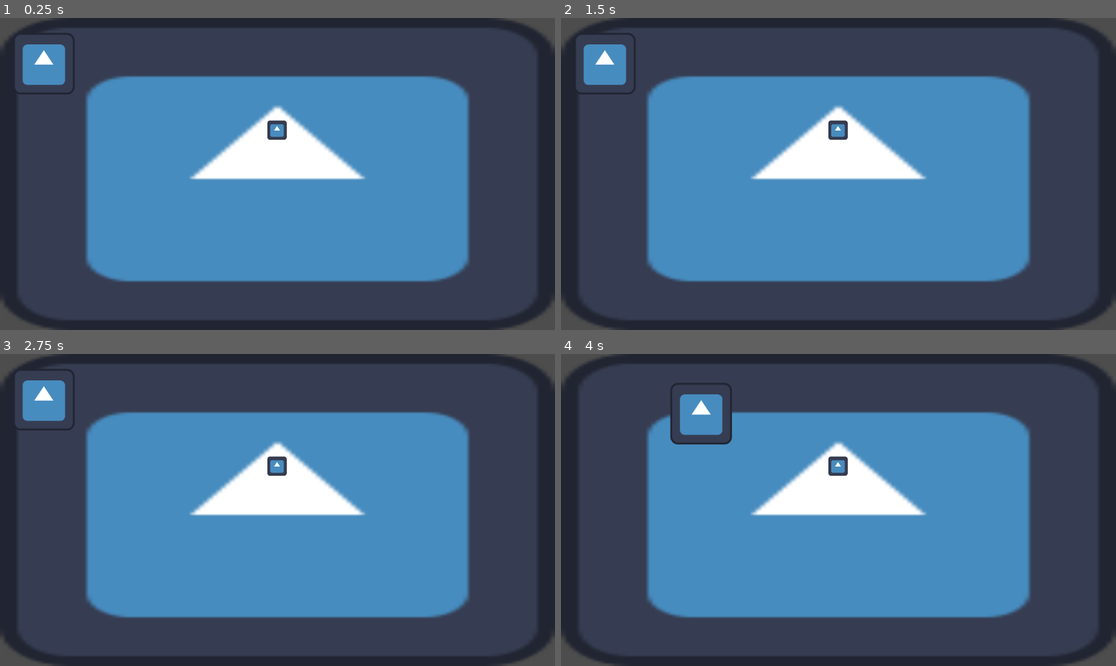
Above: before the commit, frames 1-4 (two rows, left to right).
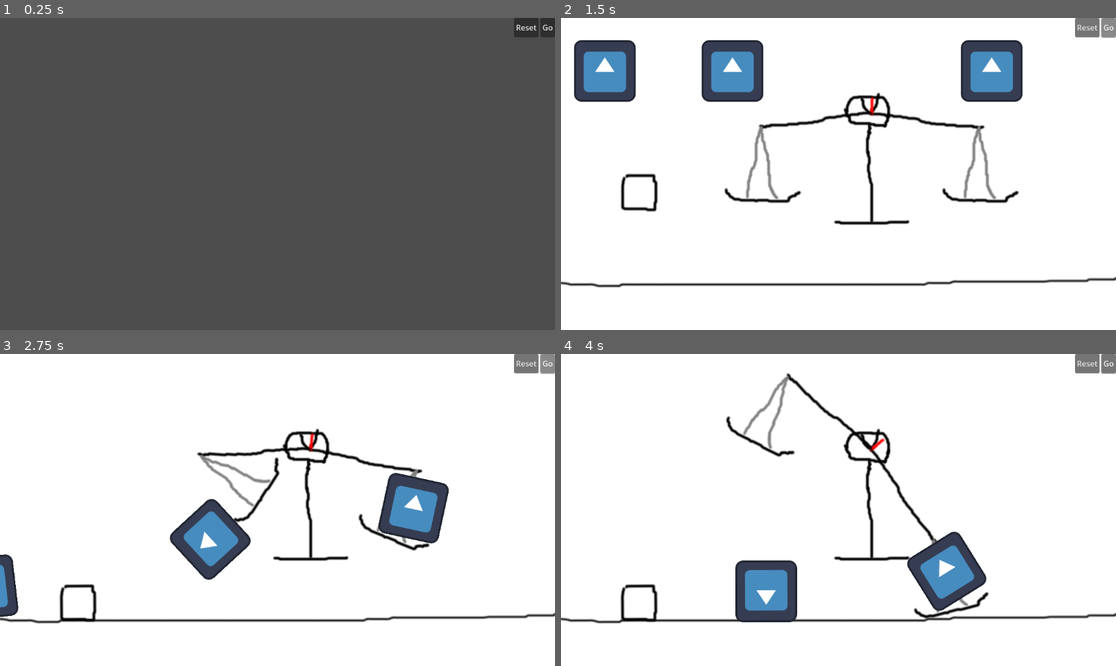
Above: after the commit, the same moments.

Repository: lzxh7/balanced
Game: Godot game, scene res://scenes/main.tscn
The game is run twice, just before and just after one commit, with the same random seed, the same clock (stepped at 60 frames per second) and the same inputs. The engine's default icon, where the game draws it, is replaced by a stand-in: a white triangle on a blue panel in a dark square.
Inputs (mouse positions are in pixels of both pictures, inside the frame that each line leads up to):
- Up to frame 1 (0.25 s): no input
- Up to frame 2 (1.5 s): click (1088, 27) at 0.5 s, where only the run after the commit has a clickable "Reset"; click (1110, 27) at 1.25 s, where only the run after the commit has a clickable "Go"
- Up to frame 3 (2.75 s): click (549, 363) at 2 s, where only the run after the commit has a clickable "Go"
- Up to frame 4 (4 s): click (1110, 363) at 2.75 s, where only the run after the commit has a clickable "Go"; drag from (605, 400) to (894, 441) at 3.52 s

The runs differ from the first frame. In frame 1, 59% of the frame differs, in the area x 0-100%, y 0-100%; in frame 2, 94%; in frame 3, 96%; in frame 4, 95%.

Commit message:
basic working demo

Diff:
--- a/scenes/level.tscn
+++ b/scenes/level.tscn
@@ -1,8 +1,13 @@
-[gd_scene load_steps=5 format=3 uid="uid://e6k73407y8gg"]
+[gd_scene load_steps=10 format=3 uid="uid://e6k73407y8gg"]
 
 [ext_resource type="Script" path="res://scripts/level.gd" id="1_0h6hh"]
 [ext_resource type="Texture2D" uid="uid://cqqoy1fphqlwo" path="res://icon.svg" id="1_lsyja"]
+[ext_resource type="Texture2D" uid="uid://upepg4svnlyi" path="res://textures/background_1.png" id="2_rloyg"]
+[ext_resource type="Texture2D" uid="uid://bm6l36lieic2e" path="res://textures/scale_stand.png" id="3_44n8q"]
 [ext_resource type="Script" path="res://scripts/draggable_rigid_body.gd" id="3_nw7gv"]
+[ext_resource type="Texture2D" uid="uid://bf7wn8u1c8hbj" path="res://textures/scale_beam.png" id="4_pymdi"]
+[ext_resource type="Texture2D" uid="uid://c4jh5bq85m5ec" path="res://textures/scale_pan.png" id="5_xxk3h"]
+[ext_resource type="Texture2D" uid="uid://dapipdceqlj00" path="res://textures/box.png" id="8_3dqm2"]
 
 [sub_resource type="CircleShape2D" id="CircleShape2D_hdc6q"]
 
@@ -11,47 +16,126 @@
 frozen = true
 
 [node name="Background" type="Sprite2D" parent="."]
-position = Vector2(576, 324)
-scale = Vector2(9, 5.0625)
-texture = ExtResource("1_lsyja")
+texture = ExtResource("2_rloyg")
+centered = false
 
 [node name="Ground" type="StaticBody2D" parent="."]
 
 [node name="CollisionPolygon2D" type="CollisionPolygon2D" parent="Ground"]
-polygon = PackedVector2Array(208, 405, 356, 413, 361, 449, 483, 458, 485, 421, 662, 419, 669, 457, 789, 452, 791, 408, 950, 405, 945, 460, 853, 516, 561, 541, 305, 513, 211, 463)
+polygon = PackedVector2Array(4, 546, 128, 558, 750, 555, 1153, 540, 1159, 679, -47, 697)
 
-[node name="ScalePivot" type="RigidBody2D" parent="."]
-position = Vector2(575, 233)
+[node name="Scale" type="Node2D" parent="."]
+position = Vector2(645, 292)
+
+[node name="ScaleStand" type="Sprite2D" parent="Scale"]
+texture = ExtResource("3_44n8q")
+
+[node name="ScalePivot" type="RigidBody2D" parent="Scale"]
+editor_description = "so i randomly turned the mass of this to 1000 and that stopped the physics simulation from glitching out"
+position = Vector2(0, -94)
 collision_layer = 2
 collision_mask = 2
+mass = 1000.0
 freeze = true
 
-[node name="Sprite2D" type="Sprite2D" parent="ScalePivot"]
-scale = Vector2(0.31, 0.31)
-texture = ExtResource("1_lsyja")
-
-[node name="PinJoint2D" type="PinJoint2D" parent="ScalePivot"]
-node_a = NodePath("../../Ground")
+[node name="PinJoint2D" type="PinJoint2D" parent="Scale/ScalePivot"]
+node_a = NodePath("../../../Ground")
 node_b = NodePath("..")
 
-[node name="CollisionShape2D" type="CollisionShape2D" parent="ScalePivot"]
+[node name="CollisionShape2D" type="CollisionShape2D" parent="Scale/ScalePivot"]
 shape = SubResource("CircleShape2D_hdc6q")
+
+[node name="ScaleBeam" type="Sprite2D" parent="Scale/ScalePivot"]
+texture = ExtResource("4_pymdi")
+
+[node name="Pan1" type="RigidBody2D" parent="Scale"]
+position = Vector2(-226, 12)
+freeze = true
+
+[node name="ScalePan" type="Sprite2D" parent="Scale/Pan1"]
+texture = ExtResource("5_xxk3h")
+
+[node name="CollisionPolygon2D" type="CollisionPolygon2D" parent="Scale/Pan1"]
+polygon = PackedVector2Array(73, 54, 79, 60, 53, 80, -58, 78, -79, 57, -73, 52, -57, 70, 50, 72)
+
+[node name="PinJoint2D" type="PinJoint2D" parent="Scale/Pan1"]
+position = Vector2(0, -79)
+node_a = NodePath("..")
+node_b = NodePath("../../ScalePivot")
+
+[node name="Pan2" type="RigidBody2D" parent="Scale"]
+position = Vector2(226, 12)
+freeze = true
+
+[node name="ScalePan" type="Sprite2D" parent="Scale/Pan2"]
+texture = ExtResource("5_xxk3h")
+
+[node name="CollisionPolygon2D" type="CollisionPolygon2D" parent="Scale/Pan2"]
+polygon = PackedVector2Array(73, 54, 79, 60, 53, 80, -58, 78, -79, 57, -73, 52, -57, 70, 50, 72)
+
+[node name="PinJoint2D" type="PinJoint2D" parent="Scale/Pan2"]
+position = Vector2(0, -79)
+node_a = NodePath("..")
+node_b = NodePath("../../ScalePivot")
 
 [node name="NotDraggableArea" type="Area2D" parent="."]
 
 [node name="CollisionPolygon2D" type="CollisionPolygon2D" parent="NotDraggableArea"]
-polygon = PackedVector2Array(77, 223, 156, 237, 233, 185, 302, 203, 384, 178, 378, 127, 489, 96, 536, 148, 614, 145, 662, 88, 766, 125, 768, 172, 853, 212, 925, 180, 997, 240, 1155, 244, 1175, 659, -20, 675, -15, 210)
 
-[node name="RigidBody2D" type="RigidBody2D" parent="." node_paths=PackedStringArray("area")]
+[node name="RigidBody2D" type="RigidBody2D" parent="." node_paths=PackedStringArray("draggable_area")]
 position = Vector2(91, 95)
 input_pickable = true
 freeze = true
 freeze_mode = 1
 script = ExtResource("3_nw7gv")
-area = NodePath("../NotDraggableArea")
+draggable_area = NodePath("../NotDraggableArea")
 
 [node name="Icon" type="Sprite2D" parent="RigidBody2D"]
 texture = ExtResource("1_lsyja")
 
 [node name="CollisionPolygon2D" type="CollisionPolygon2D" parent="RigidBody2D"]
 polygon = PackedVector2Array(64, -59.6, 64, 59, 59.6, 64, -59, 64, -64, 59.6, -64, -59.6, -59, -63.9, 59, -64)
+
+[node name="RigidBody2D2" type="RigidBody2D" parent="." node_paths=PackedStringArray("draggable_area")]
+position = Vector2(894, 95)
+input_pickable = true
+freeze = true
+freeze_mode = 1
+script = ExtResource("3_nw7gv")
+draggable_area = NodePath("../NotDraggableArea")
+
+[node name="Icon" type="Sprite2D" parent="RigidBody2D2"]
+texture = ExtResource("1_lsyja")
+
+[node name="CollisionPolygon2D" type="CollisionPolygon2D" parent="RigidBody2D2"]
+polygon = PackedVector2Array(64, -59.6, 64, 59, 59.6, 64, -59, 64, -64, 59.6, -64, -59.6, -59, -63.9, 59, -64)
+
+[node name="RigidBody2D3" type="RigidBody2D" parent="." node_paths=PackedStringArray("draggable_area")]
+position = Vector2(356, 95)
+input_pickable = true
+freeze = true
+freeze_mode = 1
+script = ExtResource("3_nw7gv")
+draggable_area = NodePath("../NotDraggableArea")
+
+[node name="Icon" type="Sprite2D" parent="RigidBody2D3"]
+texture = ExtResource("1_lsyja")
+
+[node name="CollisionPolygon2D" type="CollisionPolygon2D" parent="RigidBody2D3"]
+polygon = PackedVector2Array(64, -59.6, 64, 59, 59.6, 64, -59, 64, -64, 59.6, -64, -59.6, -59, -63.9, 59, -64)
+
+[node name="RigidBody2D4" type="RigidBody2D" parent="." node_paths=PackedStringArray("draggable_area")]
+position = Vector2(620, 90)
+input_pickable = true
+freeze = true
+freeze_mode = 1
+script = ExtResource("3_nw7gv")
+draggable_area = NodePath("../NotDraggableArea")
+
+[node name="Box" type="Sprite2D" parent="RigidBody2D4"]
+position = Vector2(-458, 258)
+texture = ExtResource("8_3dqm2")
+
+[node name="CollisionPolygon2D" type="CollisionPolygon2D" parent="RigidBody2D4"]
+position = Vector2(-458, 258)
+polygon = PackedVector2Array(39, -37.3, 39, -28.3, 40, -27.3, 40, 38.5, 39, 38.5, 37.5, 40.5, -33, 40.5, -33, 39.9, -39, 37.9, -39, 36.3, -40, 35.3, -40, -25.8, -38.7, -34.5, -36.7, -34.5, -30, -40.4, 36, -40.5)
--- a/scenes/main.tscn
+++ b/scenes/main.tscn
@@ -1,7 +1,41 @@
-[gd_scene load_steps=2 format=3 uid="uid://du8c2bhc3nl8"]
+[gd_scene load_steps=4 format=3 uid="uid://du8c2bhc3nl8"]
 
+[ext_resource type="Script" path="res://scripts/main.gd" id="1_0cdf3"]
 [ext_resource type="PackedScene" uid="uid://e6k73407y8gg" path="res://scenes/level.tscn" id="1_v3n6g"]
+[ext_resource type="Script" path="res://scripts/ui.gd" id="2_di1ye"]
 
 [node name="Main" type="Node"]
+script = ExtResource("1_0cdf3")
+levels = Array[PackedScene]([ExtResource("1_v3n6g")])
 
-[node name="Level" parent="." instance=ExtResource("1_v3n6g")]
+[node name="UI" type="CanvasLayer" parent="."]
+script = ExtResource("2_di1ye")
+
+[node name="Control" type="Control" parent="UI"]
+layout_mode = 3
+anchors_preset = 15
+anchor_right = 1.0
+anchor_bottom = 1.0
+grow_horizontal = 2
+grow_vertical = 2
+mouse_filter = 1
+
+[node name="HBoxContainer" type="HBoxContainer" parent="UI/Control"]
+layout_mode = 1
+anchors_preset = 1
+anchor_left = 1.0
+anchor_right = 1.0
+offset_left = -40.0
+offset_bottom = 40.0
+grow_horizontal = 0
+
+[node name="ResetButton" type="Button" parent="UI/Control/HBoxContainer"]
+layout_mode = 2
+text = "Reset"
+
+[node name="GoButton" type="Button" parent="UI/Control/HBoxContainer"]
+layout_mode = 2
+text = "Go"
+
+[connection signal="pressed" from="UI/Control/HBoxContainer/ResetButton" to="." method="load_level" binds= [0]]
+[connection signal="pressed" from="UI/Control/HBoxContainer/GoButton" to="." method="_on_go_button_pressed"]
--- a/scripts/draggable_rigid_body.gd
+++ b/scripts/draggable_rigid_body.gd
@@ -1,7 +1,7 @@
 class_name DraggableRigidBody
 extends RigidBody2D
 
-@export var area: Area2D
+@export var draggable_area: Area2D
 const ROTATION_SENSITIVITY := 0.025
 
 var dragging := false
@@ -32,11 +32,9 @@
 	if event.is_action_pressed("drag"):
 		if not rotating:
 			dragging = true
-			print("dragging")
 	if event.is_action_pressed("rotate"):
 		if not dragging:
 			rotating = true
-			print("rotating")
 
 
 func _unhandled_input(event: InputEvent) -> void:
@@ -59,7 +57,7 @@
 	# cmon this makes no sense "if freeze" no freeze is a verb not an adjective
 	# it should be frozen "if frozen" actually makes gramatical sense
 	if freeze:
-		if area.overlaps_body(self):
+		if draggable_area.overlaps_body(self):
 			transform = _temp_transform
 		_temp_transform = Transform2D(transform)
 
--- a/scripts/level.gd
+++ b/scripts/level.gd
@@ -1,4 +1,5 @@
 @tool
+class_name Level
 extends Node2D
 
 @export var frozen: bool:
@@ -9,6 +10,7 @@
 # Called when the node enters the scene tree for the first time.
 func _ready() -> void:
 	frozen = true
+	_set_recursive("draggable_area", $NotDraggableArea, self)
 
 
 # Called every frame. 'delta' is the elapsed time since the previous frame.
--- /dev/null
+++ b/scripts/main.gd
@@ -0,0 +1,29 @@
+extends Node
+
+@export var levels: Array[PackedScene]
+
+@onready var ui: UI = $UI
+
+var level_node: Level
+var level_id: int
+
+
+# Called when the node enters the scene tree for the first time.
+func _ready() -> void:
+	pass
+
+
+# Called every frame. 'delta' is the elapsed time since the previous frame.
+func _process(_delta: float) -> void:
+	pass
+
+
+func _on_go_button_pressed() -> void:
+	level_node.frozen = false
+
+
+func load_level(id: int) -> void:
+	if level_node != null:
+		level_node.queue_free()
+	level_node = levels[id].instantiate()
+	add_child(level_node)
--- /dev/null
+++ b/scripts/ui.gd
@@ -0,0 +1,22 @@
+class_name UI
+extends CanvasLayer
+
+enum UIState {
+	START_SCREEN,
+	IN_GAME,
+}
+
+# Called when the node enters the scene tree for the first time.
+func _ready() -> void:
+	pass # Replace with function body.
+
+
+# Called every frame. 'delta' is the elapsed time since the previous frame.
+func _process(_delta: float) -> void:
+	pass
+
+func set_ui_state(state: UIState) -> void:
+	for child in get_children():
+		if child.has_method("hide"):
+			child.hide()
+	get_child(state).show()
--- /dev/null
+++ b/scripts/ui.tscn
@@ -0,0 +1,42 @@
+[gd_scene load_steps=2 format=3 uid="uid://ds0a6hk1nc35d"]
+
+[ext_resource type="Script" path="res://scripts/ui.gd" id="1_rj6mo"]
+
+[node name="UI" type="Control"]
+layout_mode = 3
+anchors_preset = 15
+anchor_right = 1.0
+anchor_bottom = 1.0
+grow_horizontal = 2
+grow_vertical = 2
+script = ExtResource("1_rj6mo")
+
+[node name="Button" type="Button" parent="."]
+visible = false
+layout_mode = 1
+anchors_preset = -1
+anchor_right = 1.0
+anchor_bottom = 1.0
+offset_left = 123.0
+offset_top = 205.0
+offset_right = -143.0
+offset_bottom = -166.0
+grow_horizontal = 2
+grow_vertical = 2
+text = "hello
+start screen"
+
+[node name="Button2" type="Button" parent="."]
+visible = false
+layout_mode = 1
+anchors_preset = -1
+anchor_right = 1.0
+anchor_bottom = 1.0
+offset_left = 123.0
+offset_top = 205.0
+offset_right = -143.0
+offset_bottom = -166.0
+grow_horizontal = 2
+grow_vertical = 2
+text = "hello
+in game"
Binary file added: textures/background_1.png
Not shown, added: textures/background_1.png.import
Binary file added: textures/box.png
Not shown, added: textures/box.png.import
Binary file added: textures/scale_beam.png
Not shown, added: textures/scale_beam.png.import
Binary file added: textures/scale_pan.png
Not shown, added: textures/scale_pan.png.import
Binary file added: textures/scale_stand.png
Not shown, added: textures/scale_stand.png.import
Not shown, added: gimp/get_better_art_please.xcf
